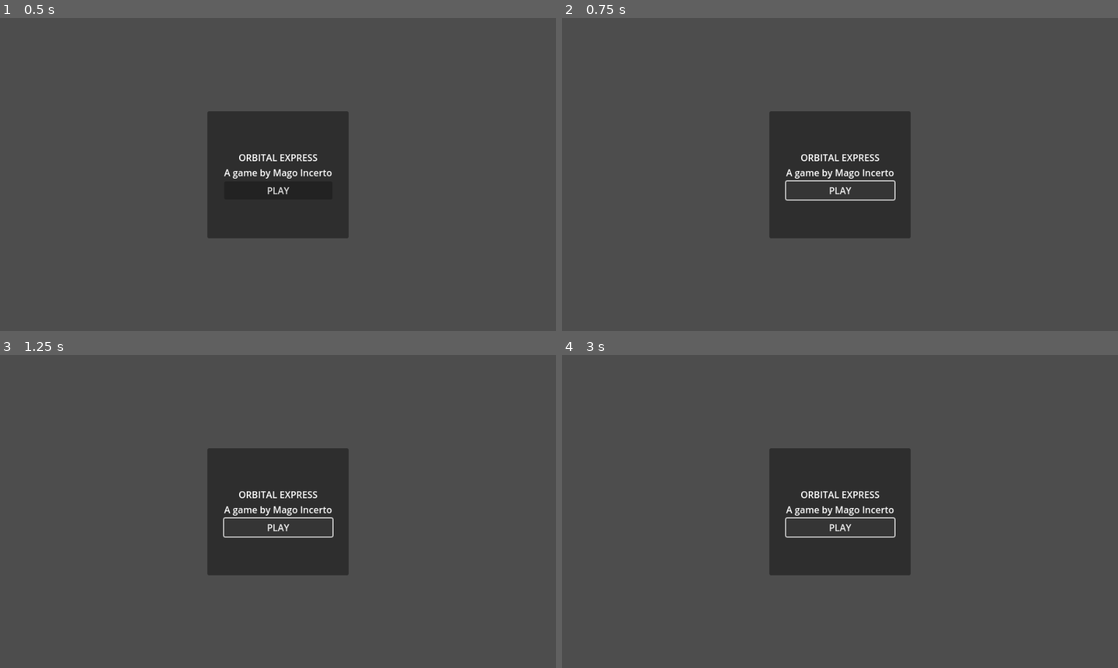
Above: before the commit, frames 1-4 (two rows, left to right).
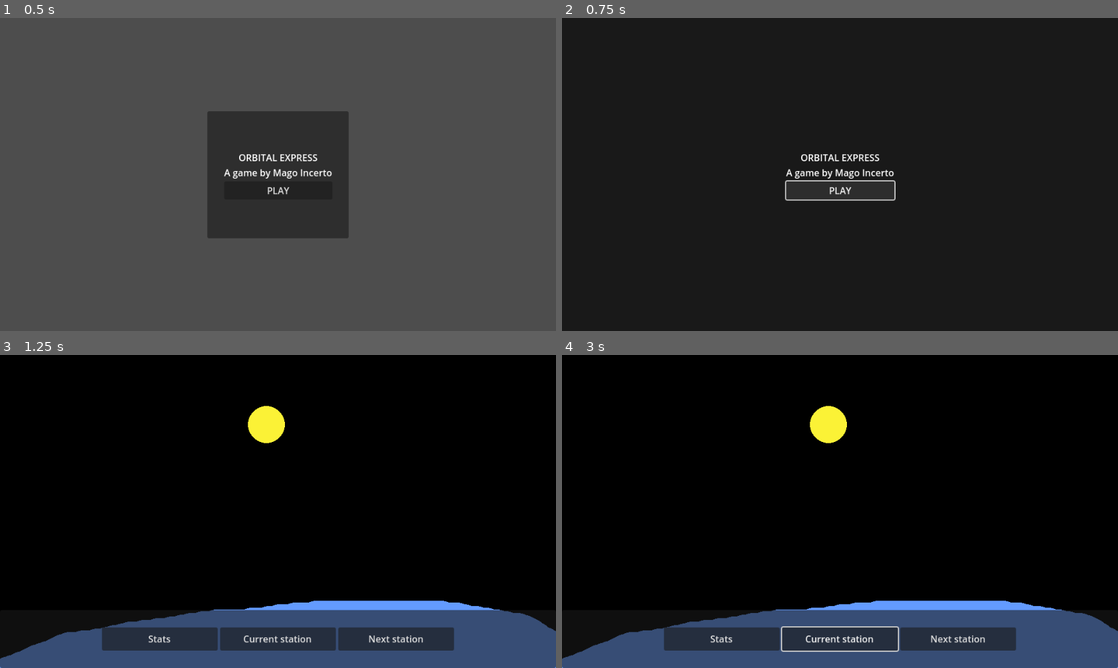
Above: after the commit, the same moments.

Repository: GustavoIgor/orbital-express
Game: Godot game, scene res://Scenes/main_menu.tscn
Two runs of this game, one before a commit and one after it. Both use one fixed random seed, a clock stepped at 60 frames per second and the inputs below.
Inputs (mouse positions are in pixels of both pictures, inside the frame that each line leads up to):
- Up to frame 1 (0.5 s): no input
- Up to frame 2 (0.75 s): click "PLAY" at 0.5 s
- Up to frame 3 (1.25 s): no input
- Up to frame 4 (3 s): click (723, 639) at 1.25 s, where only the run after the commit has a clickable "Stats"; click (840, 639) at 2 s, where only the run after the commit has a clickable "Current station"; click (840, 527) at 2.75 s, where only the run before the commit has a clickable "PLAY"

Frame 1 is identical in both runs. In frame 2, 90% of the frame differs, in the area x 0-100%, y 0-100%; in frame 3, 100%; in frame 4, 100%.

Commit message:
creation of fade in and fade out and changes in station scene

Diff:
--- a/Scenes/delivery.tscn
+++ b/Scenes/delivery.tscn
@@ -1,7 +1,8 @@
-[gd_scene load_steps=3 format=3 uid="uid://dcol07v036n16"]
+[gd_scene load_steps=4 format=3 uid="uid://dcol07v036n16"]
 
 [ext_resource type="Texture2D" uid="uid://fpa5r45wpbug" path="res://Assets/Background.png" id="1_df8og"]
 [ext_resource type="PackedScene" uid="uid://cbxctj48srse3" path="res://Scenes/space_ship.tscn" id="2_tekcv"]
+[ext_resource type="PackedScene" uid="uid://ck0j7ry3joktn" path="res://Scenes/ui.tscn" id="3_nlgs2"]
 
 [node name="Delivery" type="Node2D"]
 
@@ -16,3 +17,5 @@
 [node name="Camera2D" type="Camera2D" parent="."]
 position = Vector2(462, 311)
 zoom = Vector2(2, 2)
+
+[node name="UI" parent="." instance=ExtResource("3_nlgs2")]
--- /dev/null
+++ b/Scenes/fade_layer.tscn
@@ -0,0 +1,74 @@
+[gd_scene load_steps=6 format=3 uid="uid://b1138jlw7jfkf"]
+
+[ext_resource type="Script" path="res://Scripts/fade_layer.gd" id="1_qnrxs"]
+
+[sub_resource type="Animation" id="Animation_6cmam"]
+resource_name = "fade_in"
+length = 0.5
+tracks/0/type = "value"
+tracks/0/imported = false
+tracks/0/enabled = true
+tracks/0/path = NodePath("ColorRect:modulate")
+tracks/0/interp = 1
+tracks/0/loop_wrap = true
+tracks/0/keys = {
+"times": PackedFloat32Array(0, 0.5),
+"transitions": PackedFloat32Array(1, 1),
+"update": 0,
+"values": [Color(0, 0, 0, 0), Color(0, 0, 0, 1)]
+}
+
+[sub_resource type="Animation" id="Animation_wx3ok"]
+length = 0.001
+tracks/0/type = "value"
+tracks/0/imported = false
+tracks/0/enabled = true
+tracks/0/path = NodePath("ColorRect:modulate")
+tracks/0/interp = 1
+tracks/0/loop_wrap = true
+tracks/0/keys = {
+"times": PackedFloat32Array(0),
+"transitions": PackedFloat32Array(1),
+"update": 0,
+"values": [Color(0, 0, 0, 1)]
+}
+
+[sub_resource type="Animation" id="Animation_8ey0p"]
+resource_name = "fade_out"
+length = 0.5
+tracks/0/type = "value"
+tracks/0/imported = false
+tracks/0/enabled = true
+tracks/0/path = NodePath("ColorRect:modulate")
+tracks/0/interp = 1
+tracks/0/loop_wrap = true
+tracks/0/keys = {
+"times": PackedFloat32Array(0, 0.5),
+"transitions": PackedFloat32Array(1, 1),
+"update": 0,
+"values": [Color(0, 0, 0, 1), Color(0, 0, 0, 0)]
+}
+
+[sub_resource type="AnimationLibrary" id="AnimationLibrary_n6le7"]
+_data = {
+"RESET": SubResource("Animation_wx3ok"),
+"fade_in": SubResource("Animation_6cmam"),
+"fade_out": SubResource("Animation_8ey0p")
+}
+
+[node name="FadeLayer" type="CanvasLayer"]
+script = ExtResource("1_qnrxs")
+
+[node name="ColorRect" type="ColorRect" parent="."]
+modulate = Color(0, 0, 0, 1)
+anchors_preset = 15
+anchor_right = 1.0
+anchor_bottom = 1.0
+grow_horizontal = 2
+grow_vertical = 2
+color = Color(0, 0, 0, 1)
+
+[node name="AnimationPlayer" type="AnimationPlayer" parent="."]
+libraries = {
+"": SubResource("AnimationLibrary_n6le7")
+}
--- a/Scenes/main_menu.tscn
+++ b/Scenes/main_menu.tscn
@@ -50,3 +50,5 @@
 [node name="Button" type="Button" parent="Control/Panel/VBoxContainer"]
 layout_mode = 2
 text = "PLAY"
+
+[connection signal="pressed" from="Control/Panel/VBoxContainer/Button" to="." method="_on_button_pressed"]
--- a/Scenes/station.tscn
+++ b/Scenes/station.tscn
@@ -1,6 +1,10 @@
-[gd_scene format=3 uid="uid://cqu38k1r2yav2"]
+[gd_scene load_steps=3 format=3 uid="uid://cqu38k1r2yav2"]
+
+[ext_resource type="Texture2D" uid="uid://e30yt8n3p326" path="res://Assets/Alpha.png" id="1_ji0r5"]
+[ext_resource type="Script" path="res://Scripts/station.gd" id="1_tfqm1"]
 
 [node name="Station" type="CanvasLayer"]
+script = ExtResource("1_tfqm1")
 
 [node name="Control" type="Control" parent="."]
 layout_mode = 3
@@ -12,8 +16,50 @@
 
 [node name="TextureRect" type="TextureRect" parent="Control"]
 layout_mode = 1
-anchors_preset = 15
+anchors_preset = 8
+anchor_left = 0.5
+anchor_top = 0.5
+anchor_right = 0.5
+anchor_bottom = 0.5
+grow_horizontal = 2
+grow_vertical = 2
+texture = ExtResource("1_ji0r5")
+
+[node name="Panel" type="Panel" parent="Control"]
+custom_minimum_size = Vector2(0, 100)
+layout_mode = 1
+anchors_preset = 12
+anchor_top = 1.0
 anchor_right = 1.0
 anchor_bottom = 1.0
 grow_horizontal = 2
+grow_vertical = 0
+
+[node name="HBoxContainer" type="HBoxContainer" parent="Control/Panel"]
+layout_mode = 1
+anchors_preset = 8
+anchor_left = 0.5
+anchor_top = 0.5
+anchor_right = 0.5
+anchor_bottom = 0.5
+offset_left = -29.5
+offset_top = -20.0
+offset_right = 29.5
+offset_bottom = 20.0
+grow_horizontal = 2
 grow_vertical = 2
+
+[node name="Stats" type="Button" parent="Control/Panel/HBoxContainer"]
+custom_minimum_size = Vector2(200, 0)
+layout_mode = 2
+text = "Stats"
+
+[node name="CurrentStation" type="Button" parent="Control/Panel/HBoxContainer"]
+custom_minimum_size = Vector2(200, 0)
+layout_mode = 2
+text = "Current station"
+
+[node name="NextStation" type="Button" parent="Control/Panel/HBoxContainer"]
+custom_minimum_size = Vector2(200, 0)
+layout_mode = 2
+text = "Next station"
--- a/Scenes/ui.tscn
+++ b/Scenes/ui.tscn
@@ -9,3 +9,12 @@
 anchor_bottom = 1.0
 grow_horizontal = 2
 grow_vertical = 2
+
+[node name="VBoxContainer" type="VBoxContainer" parent="Control"]
+layout_mode = 0
+offset_right = 232.0
+offset_bottom = 183.0
+
+[node name="Label" type="Label" parent="Control/VBoxContainer"]
+layout_mode = 2
+text = "teste"
--- a/Scripts/Global.gd
+++ b/Scripts/Global.gd
@@ -3,3 +3,44 @@
 var money : float = 1000.00
 var time : int = 0
 var days : int = 0
+var cur_station : int = 0
+var stations = [
+	{"name": "Alpha Station", "resources": ["Fuel", "Food"], "missions": ["Deliver Supplies"]},
+	{"name": "Beta Outpost", "resources": ["Metal"], "missions": ["Escort Ship"]},
+	{"name": "Gamma Base", "resources": ["Data"], "missions": ["Repair Systems"]},
+	{"name": "Delta Hub", "resources": ["Medicine"], "missions": ["Rescue Mission"]},
+	{"name": "Epsilon Colony", "resources": ["Water", "Energy"], "missions": ["Colonization Support"]}
+]
+
+var distance : Array = [
+	[0.0, 1.2, 3.5, 6.0, 9.5],  # Alpha Station
+	[1.2, 0.0, 2.8, 5.0, 8.4],  # Beta Outpost
+	[3.5, 2.8, 0.0, 2.5, 5.5],  # Gamma Base
+	[6.0, 5.0, 2.5, 0.0, 2.2],  # Delta Hub
+	[9.5, 8.4, 5.5, 2.2, 0.0]   # Epsilon Colony
+]
+
+# Método para obter informações de uma estação por índice
+func get_station(index: int) -> Dictionary:
+	if index >= 0 and index < stations.size():
+		return stations[index]
+	return {}
+
+# Método para obter a distância entre duas estações
+func get_distance(from_index: int, to_index: int) -> float:
+	if from_index >= 0 and to_index >= 0 and from_index < stations.size() and to_index < stations.size():
+		return distance[from_index][to_index]
+	return -1.0  # Retorna -1 se os índices forem inválidos
+
+# Método para calcular o tempo de viagem entre duas estações
+func calculate_travel_time(from_index: int, to_index: int, speed: float) -> float:
+	var distance = get_distance(from_index, to_index)
+	if distance >= 0:
+		return distance / speed
+	return -1.0  # Retorna -1 se a distância não for válida
+
+func change_scene_with_fade(scene_path: String) -> void:
+	FadeLayer.fade_out(func() -> void:
+		get_tree().change_scene_to_file(scene_path)
+		FadeLayer.fade_in()
+	)
--- /dev/null
+++ b/Scripts/fade_layer.gd
@@ -0,0 +1,28 @@
+extends CanvasLayer
+
+@onready var animation_player = $AnimationPlayer
+@onready var colorRect = $ColorRect
+# Callback que será chamado após o fade
+var on_fade_complete: Callable = Callable()
+
+func _ready() -> void:
+	colorRect.visible = false
+	animation_player.animation_finished.connect(_on_AnimationPlayer_animation_finished)
+
+# Inicia o fade in (desaparece para transparente)
+func fade_in(callback: Callable = Callable()) -> void:
+	colorRect.visible = true
+	on_fade_complete = callback
+	animation_player.play("fade_in")
+
+# Inicia o fade out (aparece para opaco)
+func fade_out(callback: Callable = Callable()) -> void:
+	colorRect.visible = true
+	on_fade_complete = callback
+	animation_player.play("fade_out")
+
+# Chamado no final da animação (defina isso como sinal no AnimationPlayer)
+func _on_AnimationPlayer_animation_finished(anim_name: String) -> void:
+	if anim_name in ["fade_in", "fade_out"]:
+		if on_fade_complete and on_fade_complete.is_valid():
+			on_fade_complete.call_deferred()
--- a/Scripts/main_menu.gd
+++ b/Scripts/main_menu.gd
@@ -1,4 +1,7 @@
 extends CanvasLayer
 
 func _ready() -> void:
-	pass # Replace with function body.
+	pass
+
+func _on_button_pressed() -> void:
+	Global.change_scene_with_fade("res://Scenes/station.tscn")
--- /dev/null
+++ b/Scripts/station.gd
@@ -0,0 +1,11 @@
+extends CanvasLayer
+
+
+# Called when the node enters the scene tree for the first time.
+func _ready() -> void:
+	pass # Replace with function body.
+
+
+# Called every frame. 'delta' is the elapsed time since the previous frame.
+func _process(delta: float) -> void:
+	pass
--- a/project.godot
+++ b/project.godot
@@ -14,6 +14,11 @@
 run/main_scene="res://Scenes/main_menu.tscn"
 config/features=PackedStringArray("4.3", "GL Compatibility")
 config/icon="res://icon.svg"
+
+[autoload]
+
+FadeLayer="*res://Scenes/fade_layer.tscn"
+Global="*res://Scripts/Global.gd"
 
 [display]
 
Binary file added: Assets/Alpha.png
Not shown, added: Assets/Alpha.png.import
